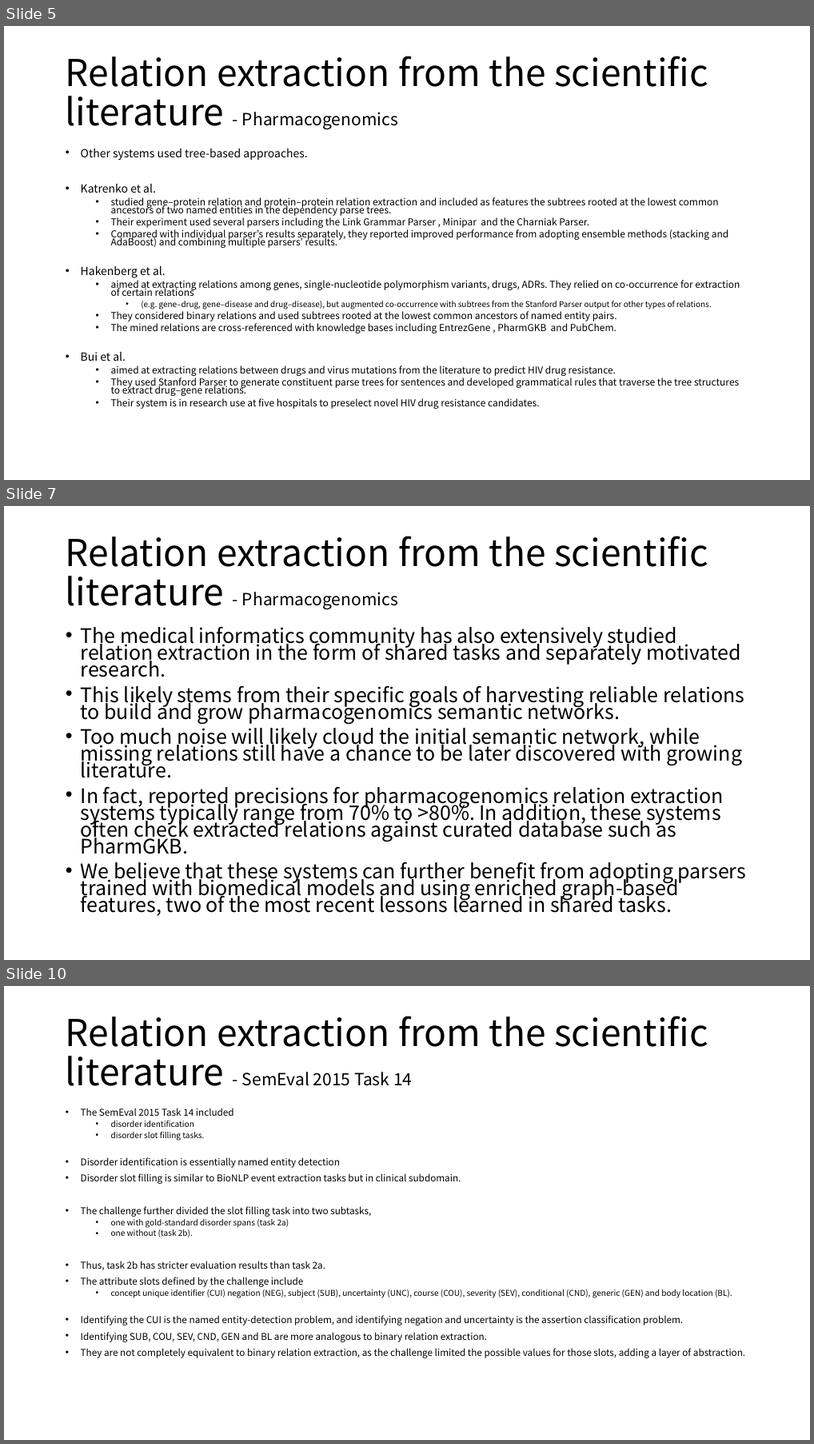
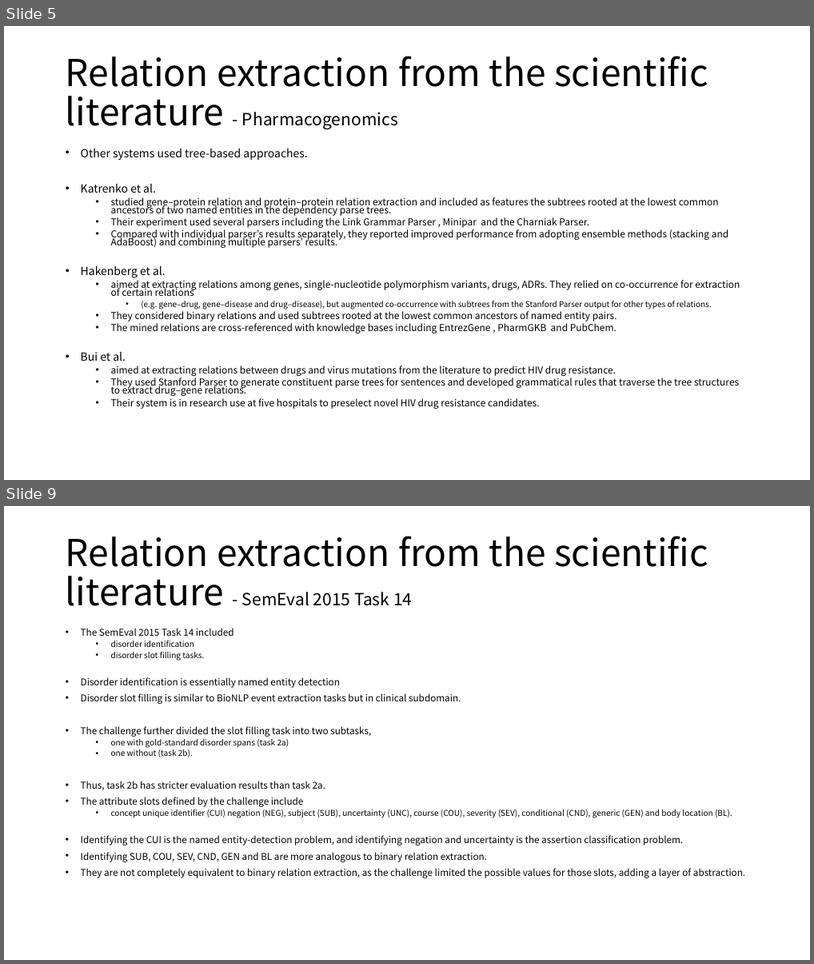
Before and after one commit to moklise/TIL, a slide deck: Review/Brief Bioinform_2016_Luo_Bridging semantics and syntax with graph algorithm/Bridging semantics and syntax with graph3.pptx. Shown one above the other, each under a label of ours: slides 5, 7 and 10 before the commit, slides 5 and 9 after it; the slides between them are not shown. The pictures are 814x1444 and 814x964 pixels, drawn with LibreOffice and Linux fonts; fonts in the diff are those of the drawing. Boxes give left, top, right and bottom in pixels: in the first picture for what was removed or moved away, otherwise in the second. Text is boxed around its words. In the diff, an @@ line names an element or a change of style, - is before the commit and + after.

Commit message:
Bridging semantics and syntax with graph algorithm7

```diff
--- a/Review/Brief Bioinform_2016_Luo_Bridging semantics and syntax with graph algorithm/Bridging semantics and syntax with graph3.pptx
+++ b/Review/Brief Bioinform_2016_Luo_Bridging semantics and syntax with graph algorithm/Bridging semantics and syntax with graph3.pptx
@@ slide 7 removed at [4,506,810,960], background #FFFFFF @@
@@ title removed at [66,536,709,610] @@
-Relation extraction from the scientific literature - Pharmacogenomics
@@ text removed at [81,626,747,916] @@
-• The medical informatics community has also extensively studied relation extraction in the form of shared tasks and separately motivated research.
-• This likely stems from their specific goals of harvesting reliable relations to build and grow pharmacogenomics semantic networks.
-• Too much noise will likely cloud the initial semantic network, while missing relations still have a chance to be later discovered with growing literature.
-• In fact, reported precisions for pharmacogenomics relation extraction systems typically range from 70% to >80%. In addition, these systems often check extracted relations against curated database such as PharmGKB.
-• We believe that these systems can further benefit from adopting parsers trained with biomedical models and using enriched graph-based features, two of the most recent lessons learned in shared tasks.
@@ what was slide 10 is now slide 9 @@
```
Also in this commit, not shown: 5 slides changed, 5 other files.
